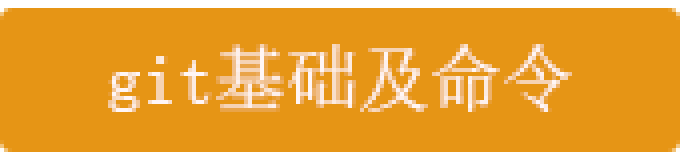
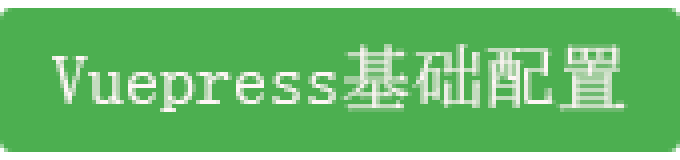
Before/after of a 680 x 160 layered artwork. What changed in the layer stack:
renamed "git基础及命令" to "Vuepress基础配置", painted on it over [52, 44, 628, 112]
added layer "圆角矩形 1 拷贝" above "圆角矩形 1" over [0, 8, 680, 152]
hid "圆角矩形 1", painted on it over [0, 8, 680, 152]
